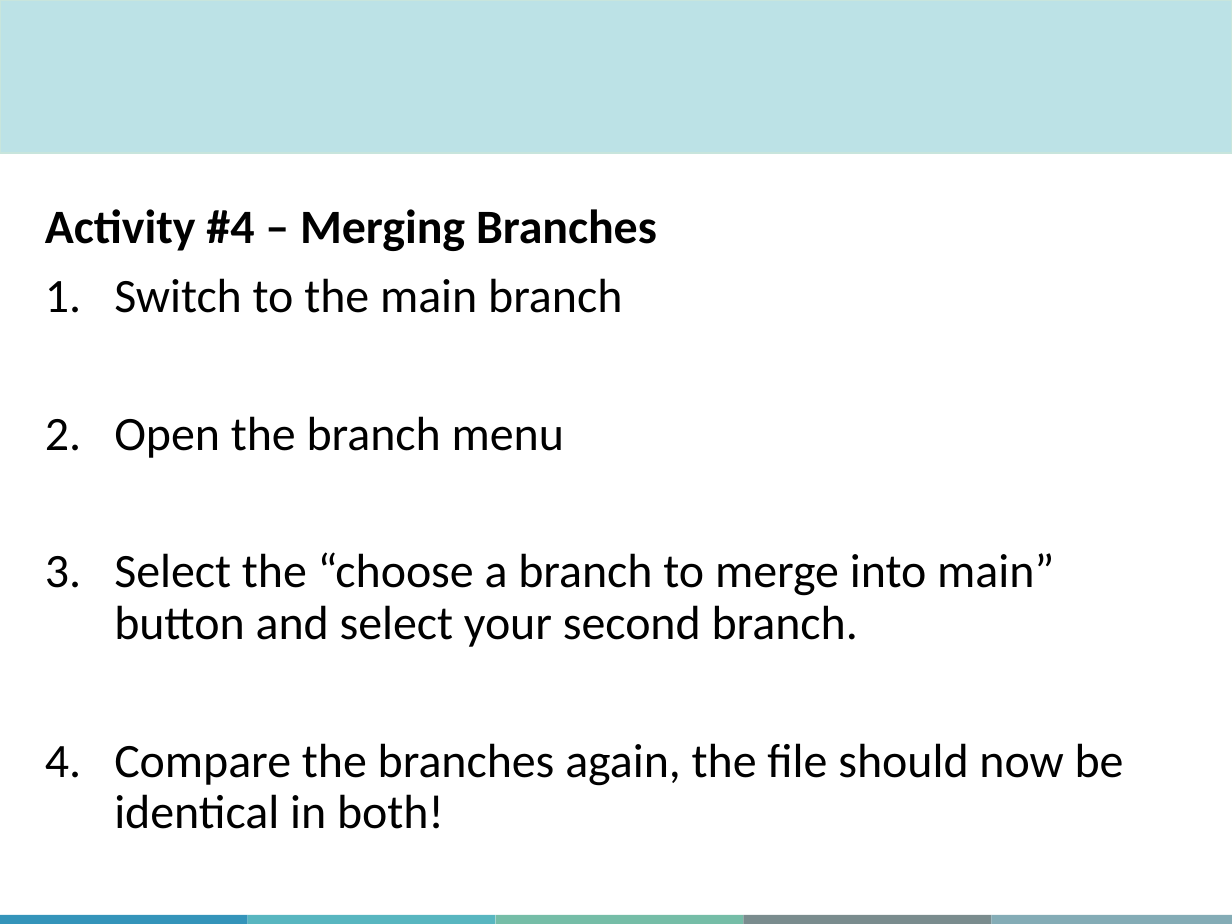
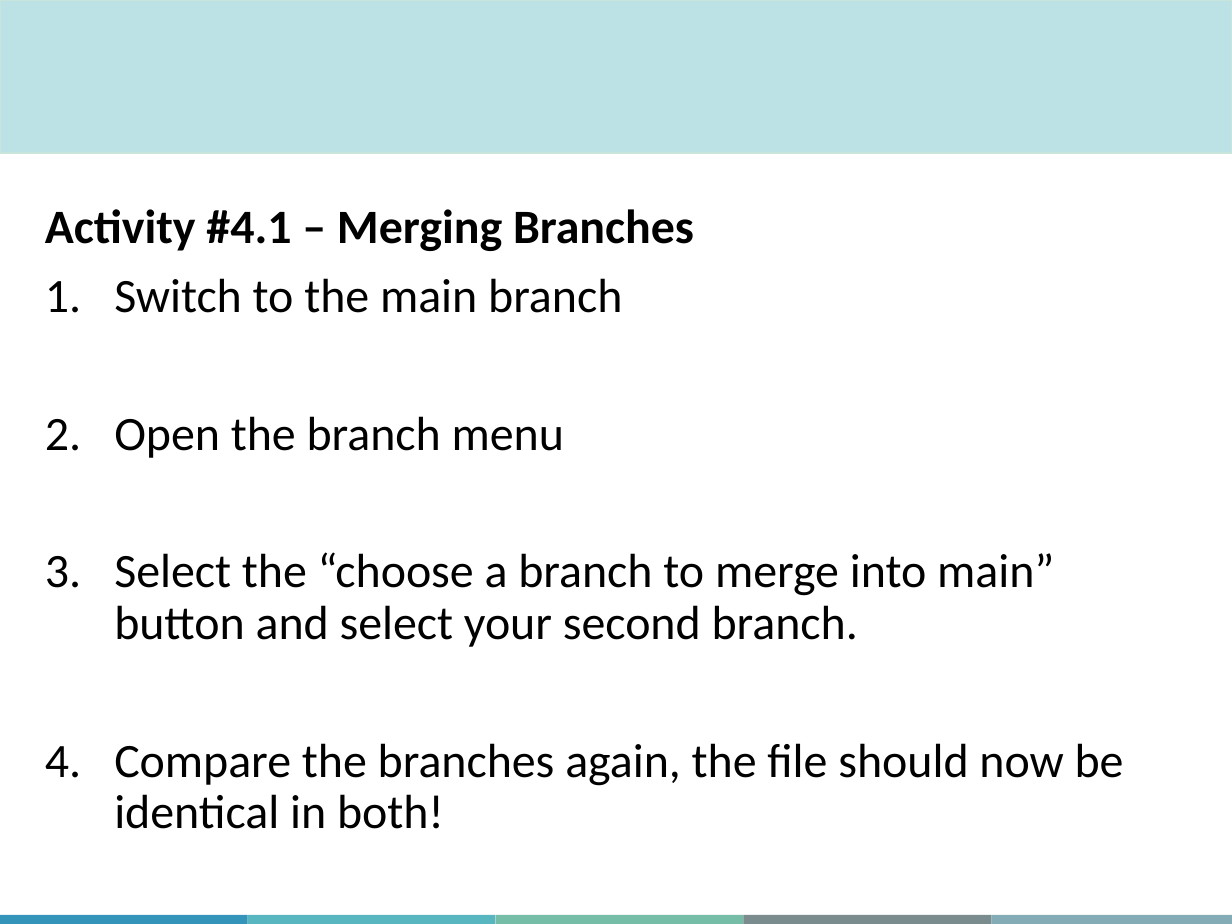
Before and after one commit to ehuan2/IntroToGitHub, a slide deck: slide 35 of Slides/MiCM_GitHub_Workshop_may_2026.pptx (slide 34 before the commit). Drawn at 1232x924 pixels with LibreOffice and Linux fonts; fonts in the diff are those of the drawing; background and template pictures are left out. Boxes give left, top, right and bottom in pixels: in the first picture for what was removed or moved away, otherwise in the second. Text is boxed around its words. In the diff, an @@ line names an element or a change of style, - is before the commit and + after.

```diff
--- a/Slides/MiCM_GitHub_Workshop_may_2026.pptx
+++ b/Slides/MiCM_GitHub_Workshop_may_2026.pptx
@@ text at bbox=[45, 209, 694, 251]: text changed @@
-Activity #4 – Merging Branches
+Activity #4.1 – Merging Branches
```
Also in this commit, not shown: 22 other slides changed, 4 slides added, 2 slides removed.
